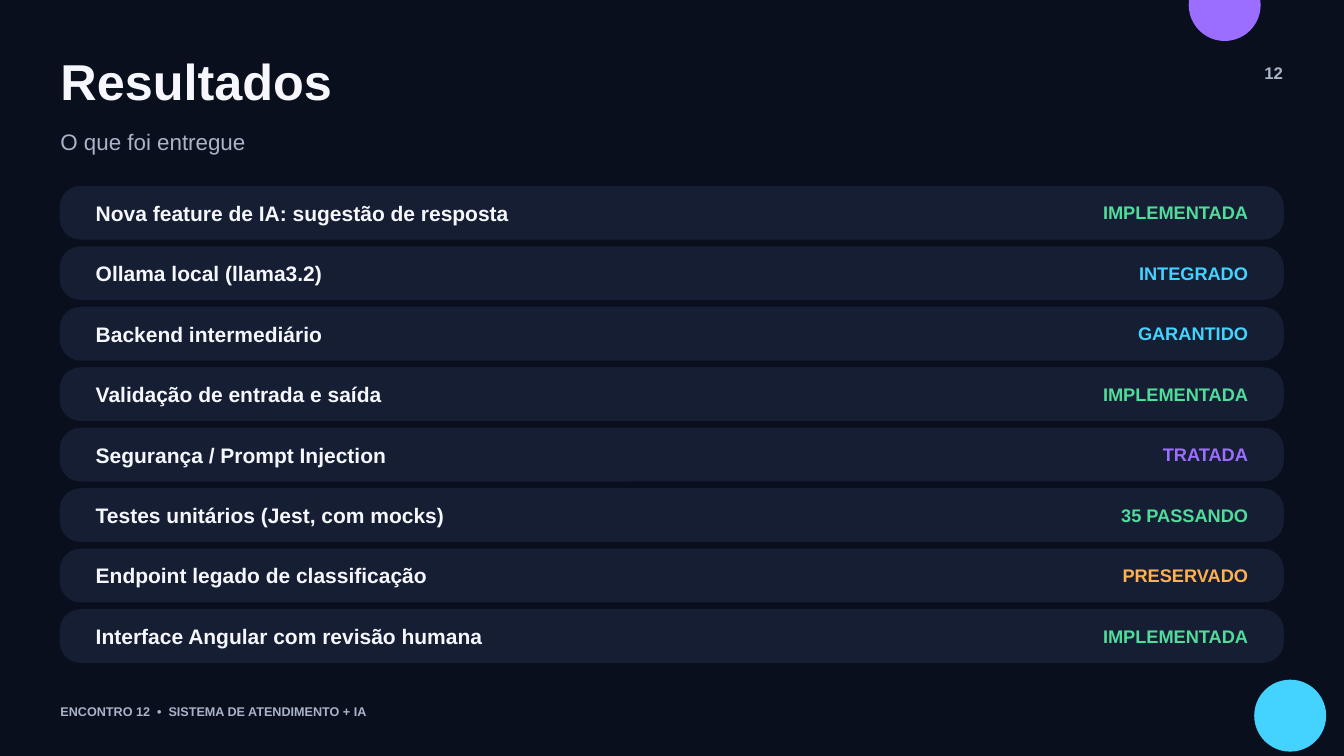
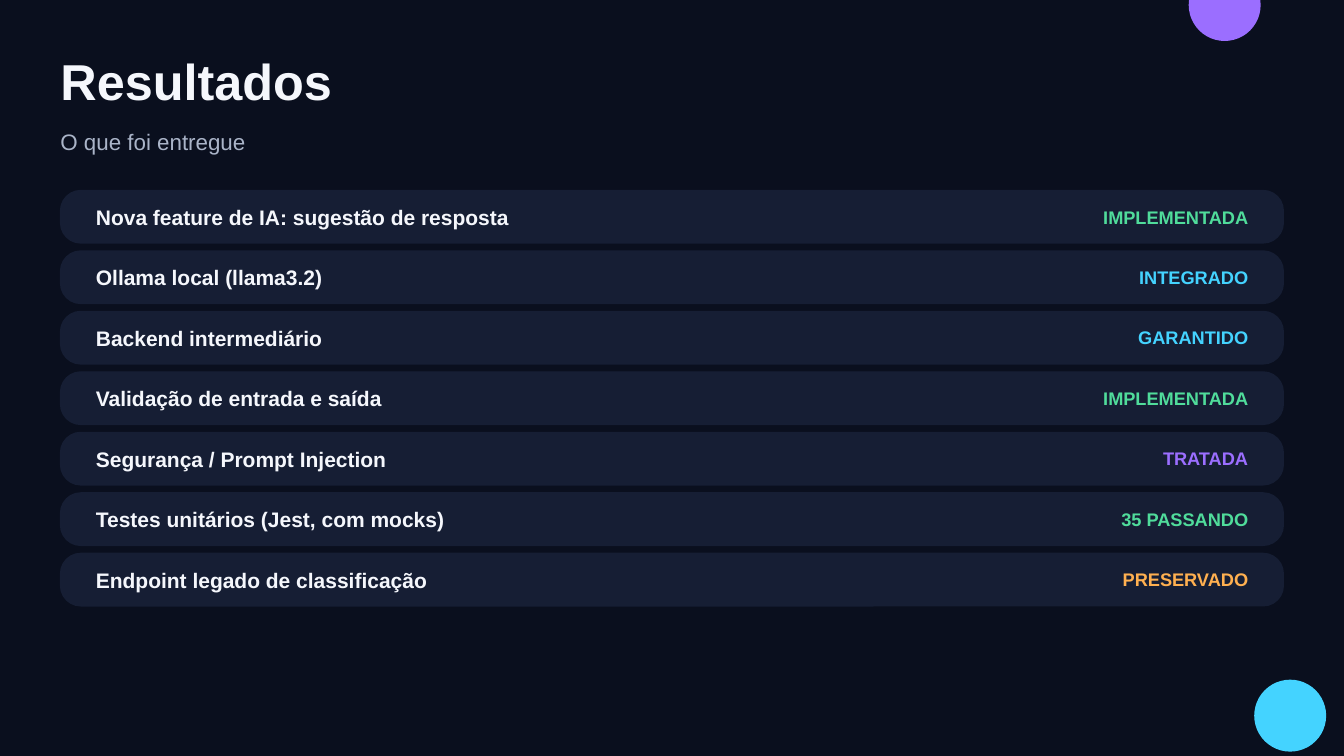
Before and after one commit to kaue0000/sugestoes-ollama-ia, a slide deck: slide 22 of slide_apresentacao_encontro_12_feature03.pptx (slide 12 before the commit). Drawn at 1344x756 pixels with LibreOffice and Linux fonts; fonts in the diff are those of the drawing. Boxes give left, top, right and bottom in pixels: in the first picture for what was removed or moved away, otherwise in the second. Text is boxed around its words. In the diff, an @@ line names an element or a change of style, - is before the commit and + after.

```diff
--- a/slide_apresentacao_encontro_12_feature03.pptx
+++ b/slide_apresentacao_encontro_12_feature03.pptx
@@ text removed at box(1264, 67, 1283, 79) @@
-12
@@ 14 texts, 7 rounded rectangles: place and size @@
-14 texts, 7 rounded rectangles at box(60, 187, 1284, 602)
+14 texts, 7 rounded rectangles at box(60, 191, 1284, 606)
@@ rounded rectangle removed at box(60, 610, 1284, 662) @@
@@ text removed at box(96, 628, 482, 648) @@
-Interface Angular com revisão humana
@@ text removed at box(1103, 630, 1248, 643) @@
-IMPLEMENTADA
@@ text removed at box(60, 707, 367, 716) @@
-ENCONTRO 12 • SISTEMA DE ATENDIMENTO + IA
```
Also in this commit, not shown: 11 other slides changed, 12 slides added, 2 slides removed.
